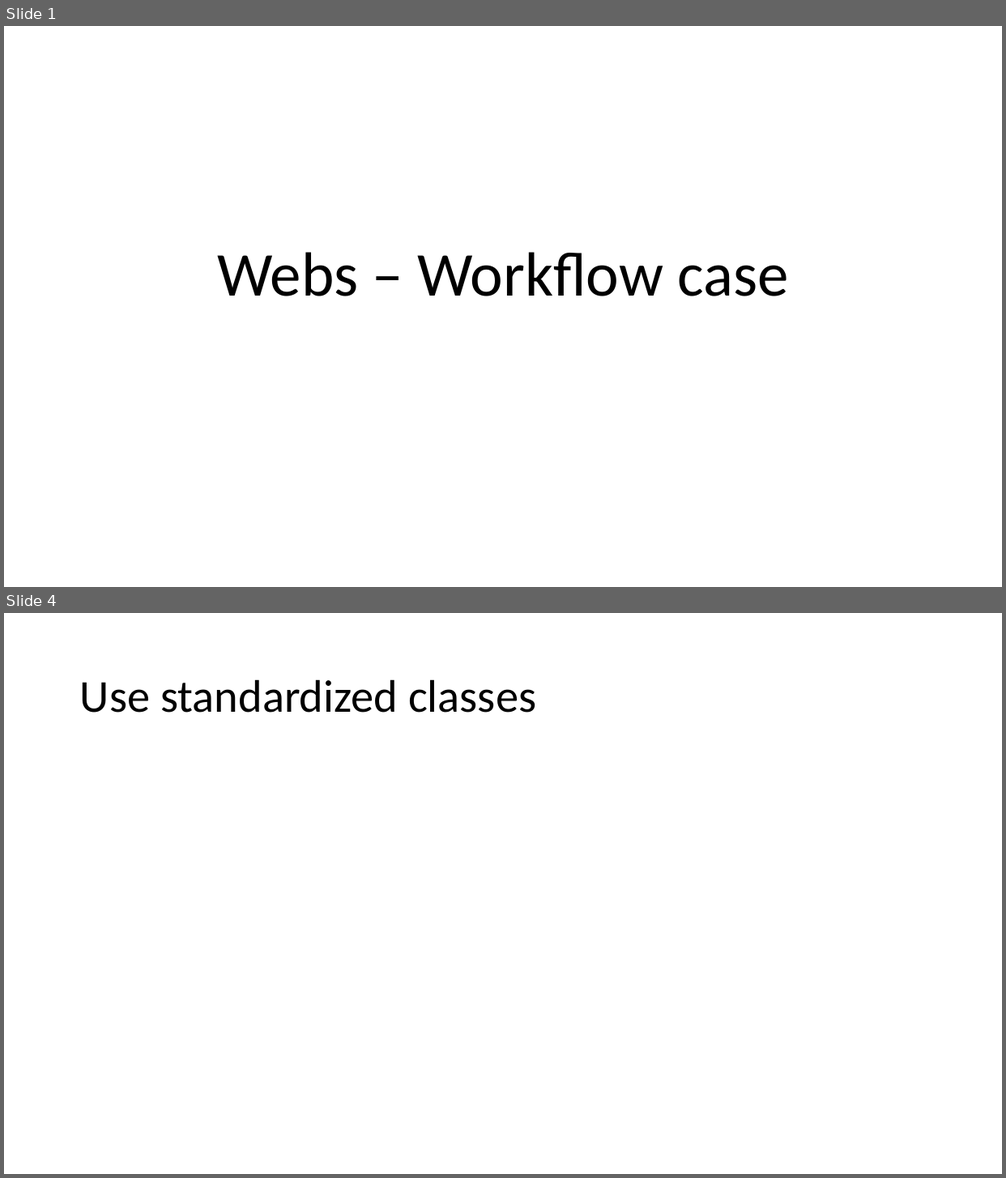
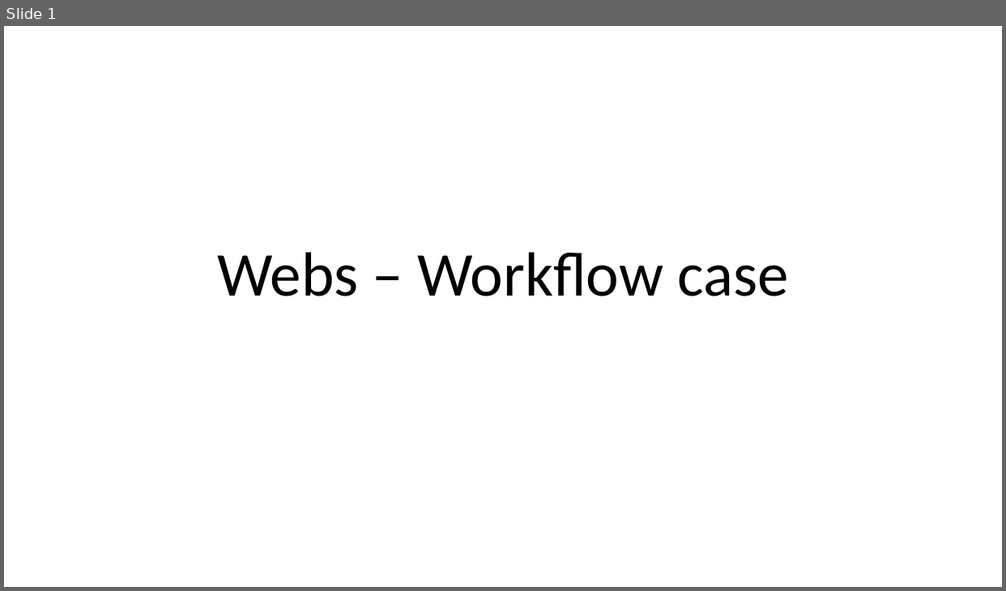
Before and after one commit to Siebe88/Webs-Workflow, a slide deck: Documentation/Webs – Workflow case - design.pptx. Shown one above the other, each under a label of ours: slides 1 and 4 before the commit, slide 1 after it; the slides between them are not shown. The pictures are 1006x1178 and 1006x591 pixels, drawn with LibreOffice and Linux fonts; fonts in the diff are those of the drawing. Boxes give left, top, right and bottom in pixels: in the first picture for what was removed or moved away, otherwise in the second. Text is boxed around its words. In the diff, an @@ line names an element or a change of style, - is before the commit and + after.

```diff
--- a/Documentation/Webs – Workflow case - design.pptx
+++ b/Documentation/Webs – Workflow case - design.pptx
@@ slide 4 removed at [4, 613, 1002, 1174], background #FFFFFF @@
@@ title removed at [80, 679, 536, 713] @@
-Use standardized classes
```
Also in this commit, not shown: 2 slides changed, 5 slides added, 3 other files.
